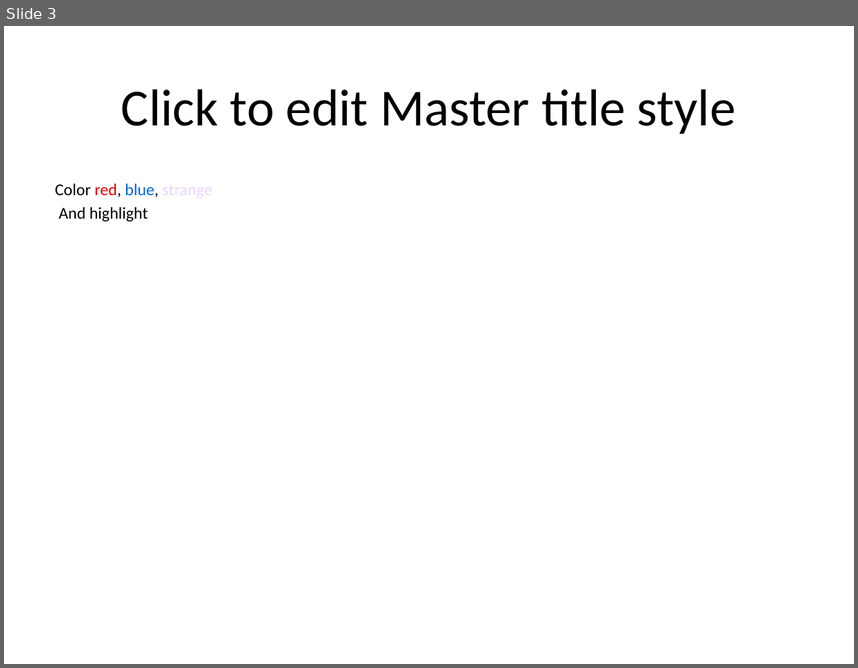
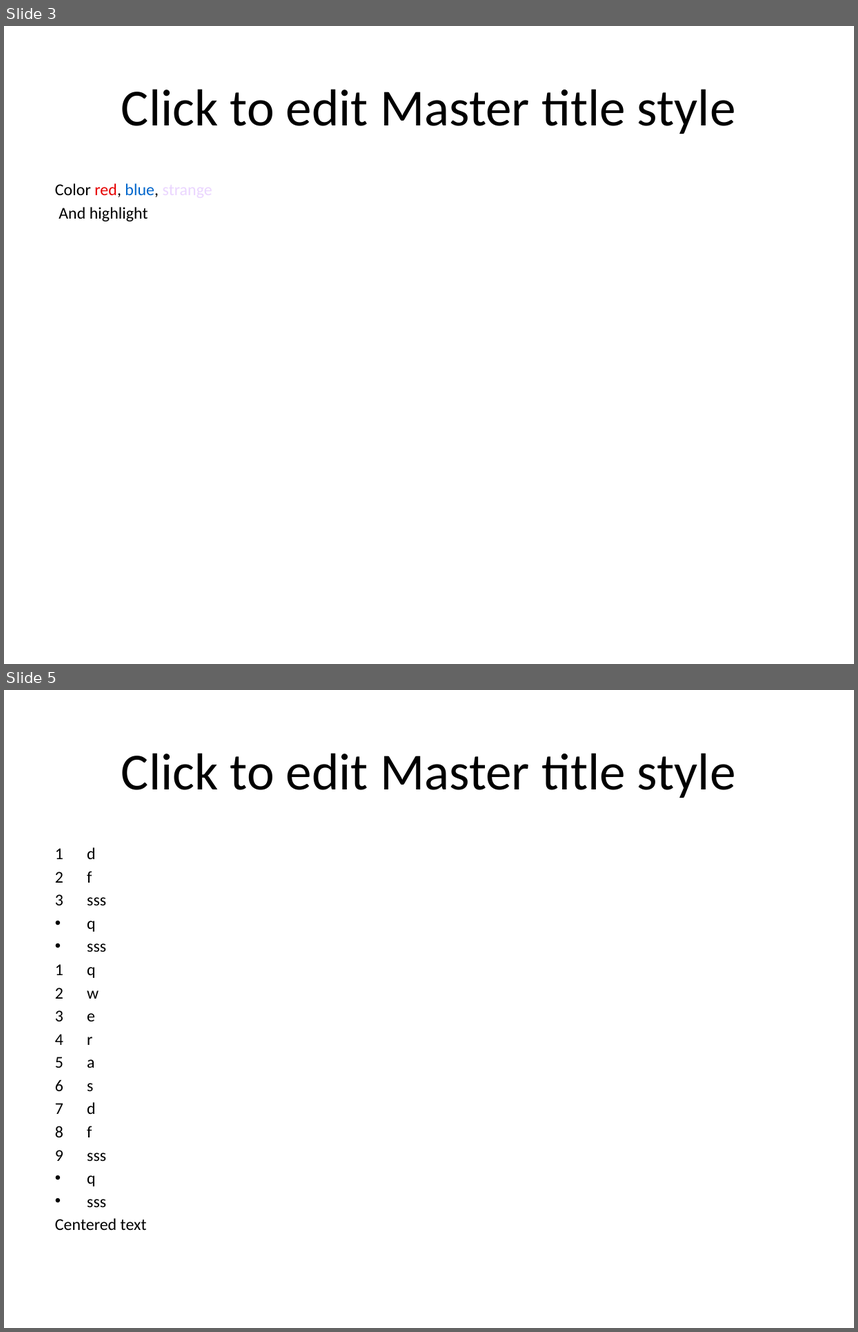
Before and after one commit to TheDiamondDoge/management_board_file_processors, a slide deck: html-to-ppt/TextFormat.pptx. Shown one above the other, each under a label of ours: slide 3 before the commit, slides 3 and 5 after it; the slides between them are not shown. The pictures are 858x668 and 858x1332 pixels, drawn with LibreOffice and Linux fonts; fonts in the diff are those of the drawing. Boxes give left, top, right and bottom in pixels: in the first picture for what was removed or moved away, otherwise in the second. Text is boxed around its words. In the diff, an @@ line names an element or a change of style, - is before the commit and + after.

```diff
--- a/html-to-ppt/TextFormat.pptx
+++ b/html-to-ppt/TextFormat.pptx
@@ slide 5 added at box(4, 690, 854, 1328), background #FFFFFF @@
@@ title added at box(121, 753, 736, 798), 44 pt, text #000000 @@
+Click to edit Master title style
@@ text added at box(55, 847, 147, 1230), 14 pt, text #000000 @@
+1 d
+2 f
+3 sss
+• q
+• sss
+1 q
+2 w
+3 e
+4 r
+5 a
+6 s
+7 d
+8 f
+9 sss
+• q
+• sss
+Centered text
```
Also in this commit, not shown: 3 other slides added, 4 other files.
